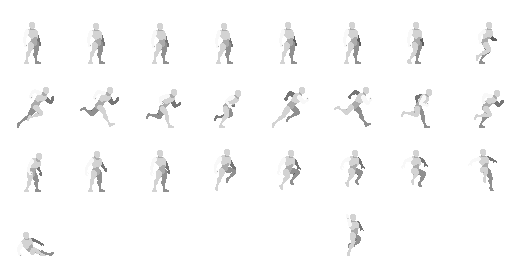
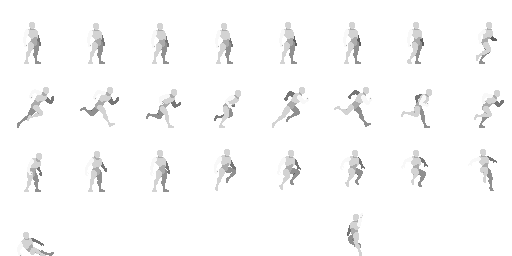
Before/after of a 512×256 layered artwork. What changed in the layer stack:
renamed "Layer 4" to "Layer 5", painted on it over box(346, 213, 364, 256)
